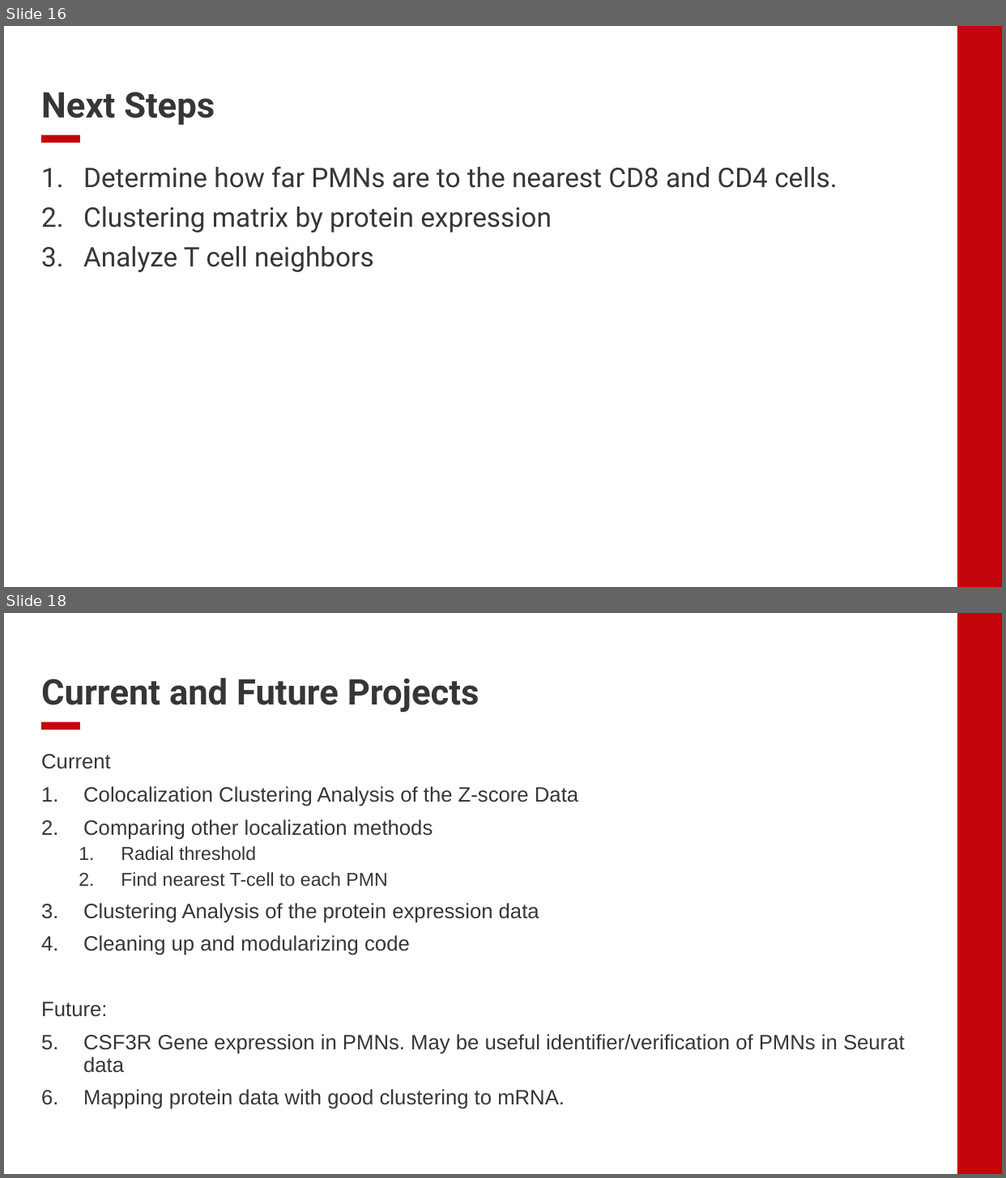
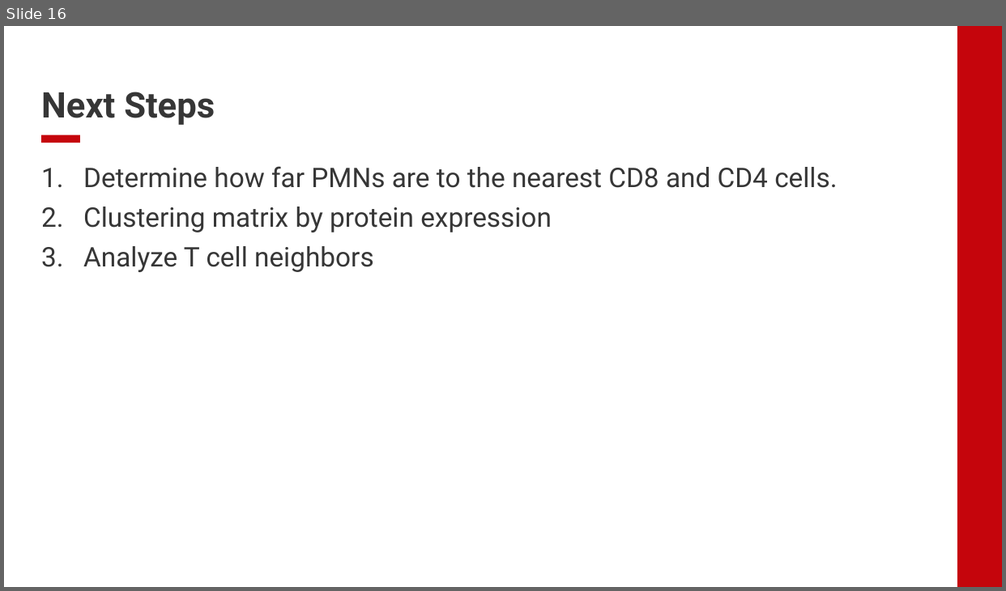
Before and after one commit to EDJohns/2025-Dinh-Lab-Research-Project, a slide deck: Shapiro 2025 Project/Weekly Updates/Week 4 Updates.pptx. Shown one above the other, each under a label of ours: slides 16 and 18 before the commit, slide 16 after it; the slides between them are not shown. The pictures are 1006x1178 and 1006x591 pixels, drawn with LibreOffice and Linux fonts; fonts in the diff are those of the drawing; background and template pictures are left out. Boxes give left, top, right and bottom in pixels: in the first picture for what was removed or moved away, otherwise in the second. Text is boxed around its words. In the diff, an @@ line names an element or a change of style, - is before the commit and + after.

```diff
--- a/Shapiro 2025 Project/Weekly Updates/Week 4 Updates.pptx
+++ b/Shapiro 2025 Project/Weekly Updates/Week 4 Updates.pptx
@@ slide 18 removed at (4, 613, 1002, 1174), background #FFFFFF; not listed: 2 template elements that a slide beside it also shows @@
@@ title removed at (41, 678, 479, 713) @@
-Current and Future Projects
@@ text removed at (41, 754, 905, 1110) @@
-Current
-1. Colocalization Clustering Analysis of the Z-score Data
-2. Comparing other localization methods
-  1. Radial threshold
-  2. Find nearest T-cell to each PMN
-3. Clustering Analysis of the protein expression data
-4. Cleaning up and modularizing code
-Future:
-1. CSF3R Gene expression in PMNs. May be useful identifier/verification of PMNs in Seurat data
-2. Mapping protein data with good clustering to mRNA.
```
Also in this commit, not shown: 3 slides changed, 1 slide added, 2 other slides removed, 26 other files.
